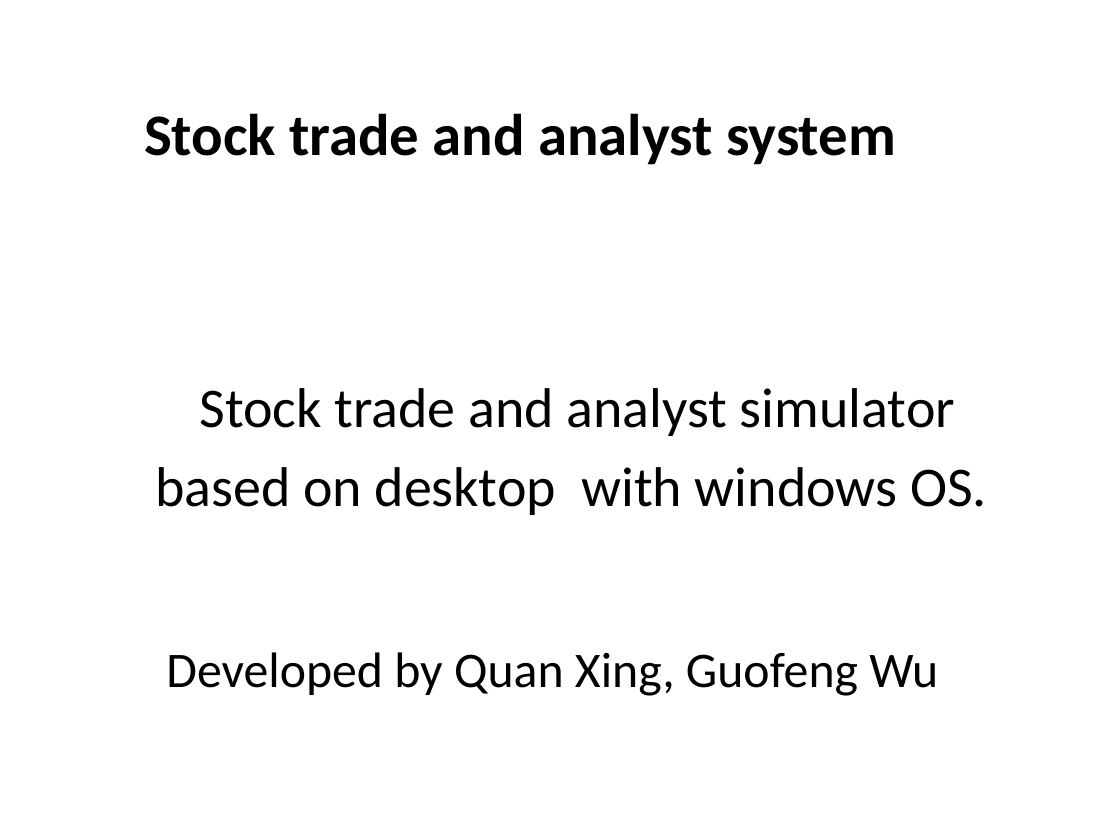
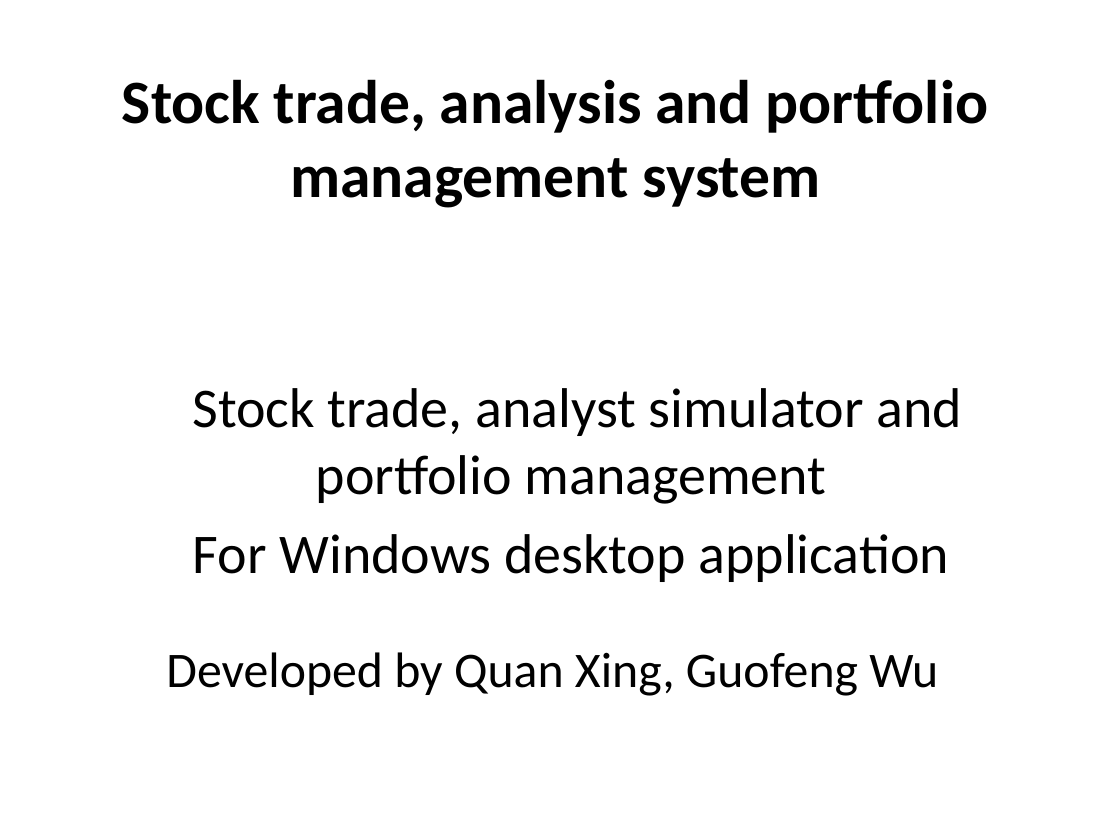
Before and after one commit to IPD8-guofeng/dotnet-group-project, a slide deck: slide 1 of Stock trade and analyst system.pptx. Drawn at 1120x840 pixels with LibreOffice and Linux fonts; fonts in the diff are those of the drawing. Boxes give left, top, right and bottom in pixels: in the first picture for what was removed or moved away, otherwise in the second. Text is boxed around its words. In the diff, an @@ line names an element or a change of style, - is before the commit and + after.

```diff
--- a/Stock trade and analyst system.pptx
+++ b/Stock trade and analyst system.pptx
@@ title at [122,79,988,208]: text changed; size 37.8 to 39.6 pt @@
-Stock trade and analyst system
+Stock trade, analysis and portfolio management system
@@ text at [192,388,962,582]: text changed @@
-Stock trade and analyst simulator
-based on desktop with windows OS.
+Stock trade, analyst simulator and portfolio management
+For Windows desktop application
```
Also in this commit, not shown: 6 other slides changed, 5 slides added, 8 slides removed, 1 other file.
